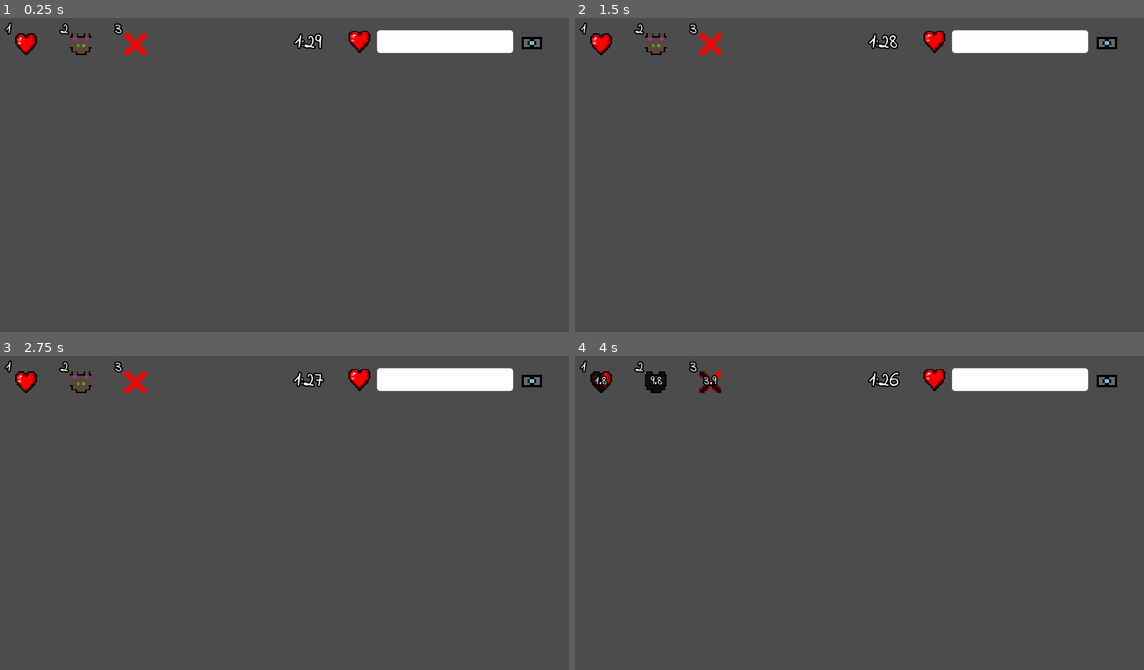
Above: before the commit, frames 1-4 (two rows, left to right).
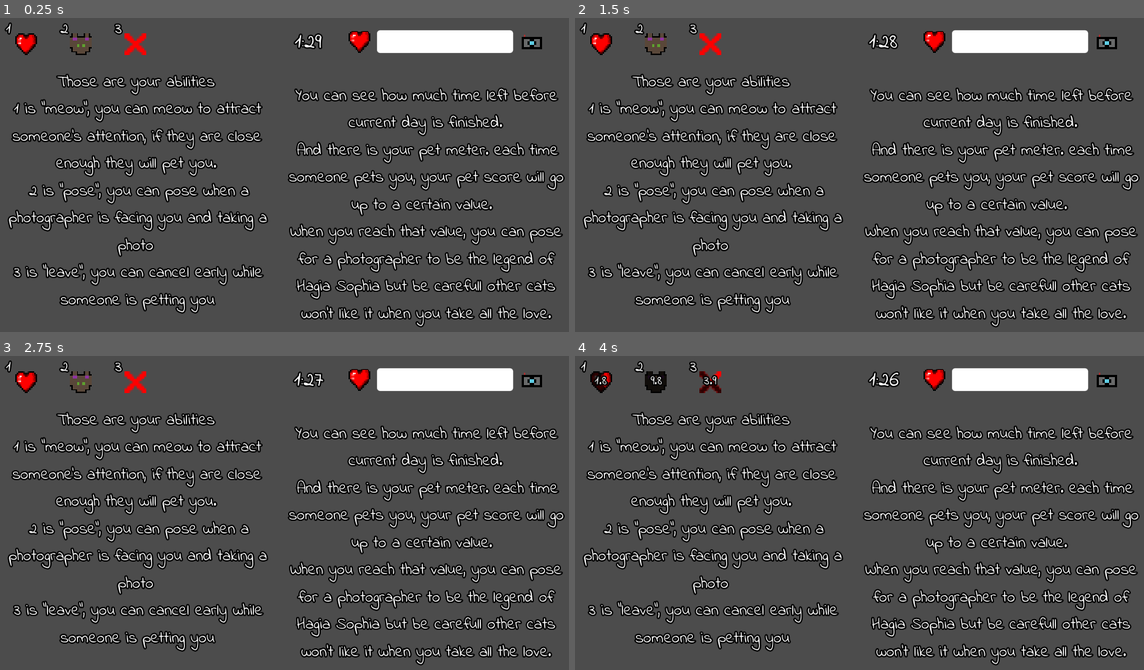
Above: after the commit, the same moments.

Repository: Frozander/BAUGamejam2021
Game: Godot game, scene res://Scenes/HowToPlay.tscn
Same seed, same stepped clock (60 frames per second), same inputs: the game is played once before the commit and once after it. This scene is started directly instead of the project's main scene.
Inputs:
- Up to frame 1 (0.25 s): no input
- Up to frame 2 (1.5 s): click "1" at 0.5 s; click "3" at 1.25 s
- Up to frame 3 (2.75 s): click "2" at 2 s
- Up to frame 4 (4 s): tap Enter at 2.75 s; hold Right (ui_right) 2.78-3.53 s; hold 1 (meow) 2.78-3.53 s; tap 3 (leave) at 2.85 s; tap Space at 3.5 s; hold Down (ui_down) from 3.53 s (still down); tap 1 (meow) at 3.6 s; tap 2 (pose) at 3.8 s

The runs differ from the first frame. In frame 1, 17% of the frame differs, in the area x 1-100%, y 17-99%; in frame 2, 17%; in frame 3, 17%; in frame 4, 17%.

Commit message:
added how to play text

Diff:
--- a/Scenes/HowToPlay.tscn
+++ b/Scenes/HowToPlay.tscn
@@ -1,6 +1,13 @@
-[gd_scene load_steps=2 format=2]
+[gd_scene load_steps=4 format=2]
 
 [ext_resource path="res://Assets/Prefabs/HUD.tscn" type="PackedScene" id=1]
+[ext_resource path="res://Fonts/IndieFlower-Regular.ttf" type="DynamicFontData" id=2]
+
+[sub_resource type="DynamicFont" id=1]
+size = 12
+outline_size = 1
+outline_color = Color( 0, 0, 0, 1 )
+font_data = ExtResource( 2 )
 
 [node name="HowToPlay" type="Control"]
 anchor_right = 1.0
@@ -11,3 +18,39 @@
 
 [node name="HUD" parent="." instance=ExtResource( 1 )]
 position = Vector2( 0, 0 )
+
+[node name="AbilityLabel" type="Label" parent="."]
+anchor_top = 0.00294622
+anchor_bottom = 0.00294622
+margin_top = 36.2929
+margin_right = 208.0
+margin_bottom = 222.293
+custom_fonts/font = SubResource( 1 )
+text = "Those are your abilities
+1 is \"meow\", you can meow to attract someone's attention, if they are close enough they will pet you.
+2 is \"pose\", you can pose when a photographer is facing you and taking a photo
+3 is \"leave\", you can cancel early while someone is petting you"
+align = 1
+valign = 1
+autowrap = true
+__meta__ = {
+"_edit_use_anchors_": false
+}
+
+[node name="HUDLabel" type="Label" parent="."]
+anchor_top = 0.00294622
+anchor_bottom = 0.00294622
+margin_left = 210.718
+margin_top = 34.8787
+margin_right = 418.718
+margin_bottom = 241.879
+custom_fonts/font = SubResource( 1 )
+text = "You can see how much time left before current day is finished.
+And there is your pet meter. each time someone pets you, your pet score will go up to a certain value.
+When you reach that value, you can pose for a photographer to be the legend of Hagia Sophia but be carefull other cats won't like it when you take all the love."
+align = 1
+valign = 1
+autowrap = true
+__meta__ = {
+"_edit_use_anchors_": false
+}
